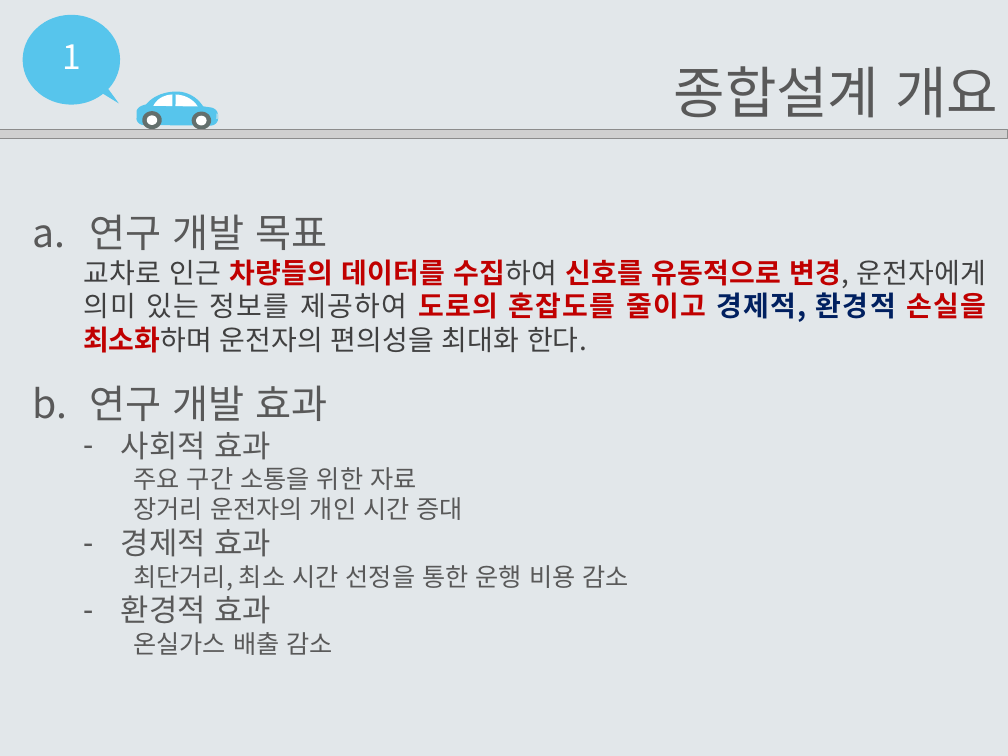
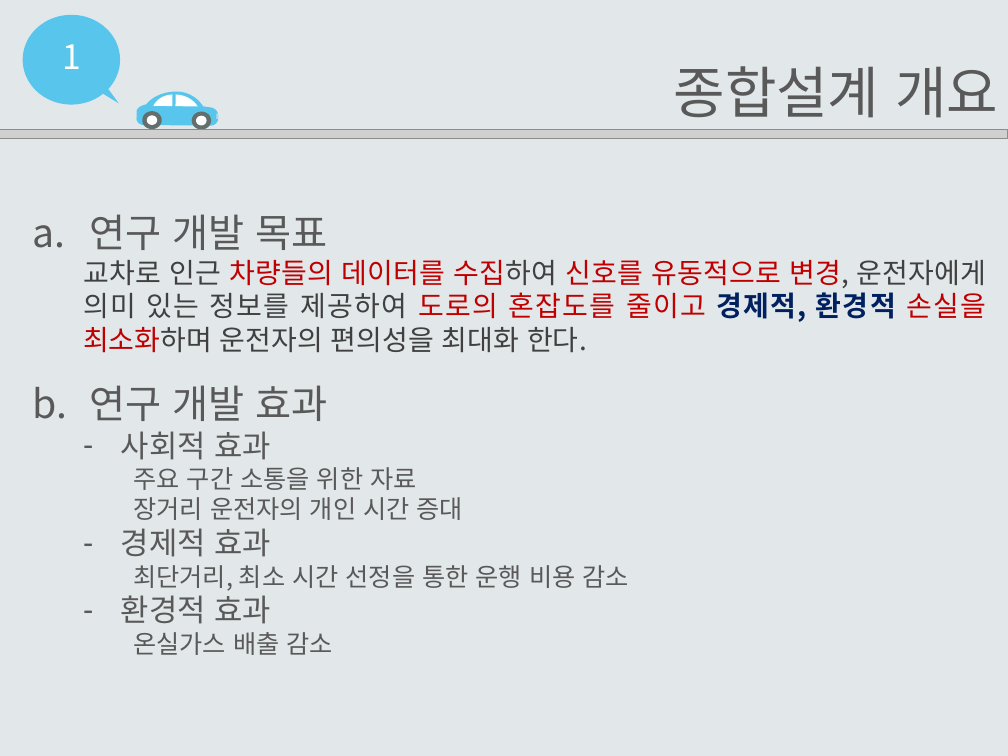
Before and after one commit to EomHeeSang/grad_proj, a slide deck: slide 4 of 발표자료/설계서2-14(엄희상,박주호,김태경).pptx. Drawn at 1008x756 pixels with LibreOffice and Linux fonts; fonts in the diff are those of the drawing; grey boxes stand for pictures. Boxes give left, top, right and bottom in pixels: in the first picture for what was removed or moved away, otherwise in the second. Text is boxed around its words. In the diff, an @@ line names an element or a change of style, - is before the commit and + after.

```diff
--- a/발표자료/설계서2-14(엄희상,박주호,김태경).pptx
+++ b/발표자료/설계서2-14(엄희상,박주호,김태경).pptx
@@ text at (x1=83, y1=260, x2=986, y2=353): bold off in "차량들의 데이터를 수집하여 신호를 유동적으로 변경, 도로의 ..." @@
```
Also in this commit, not shown: 18 other slides changed, 1 slide added, 3 other files.
